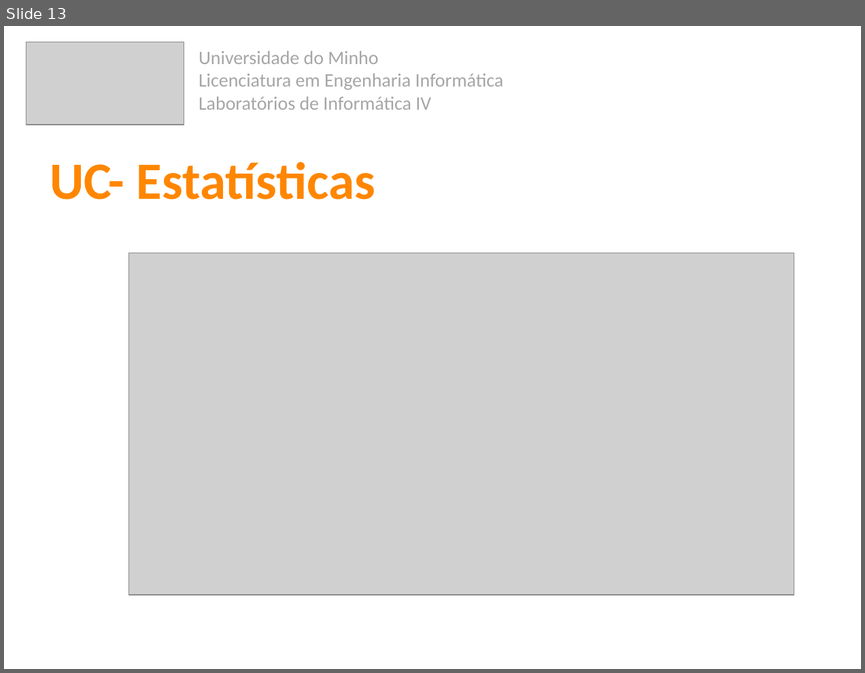
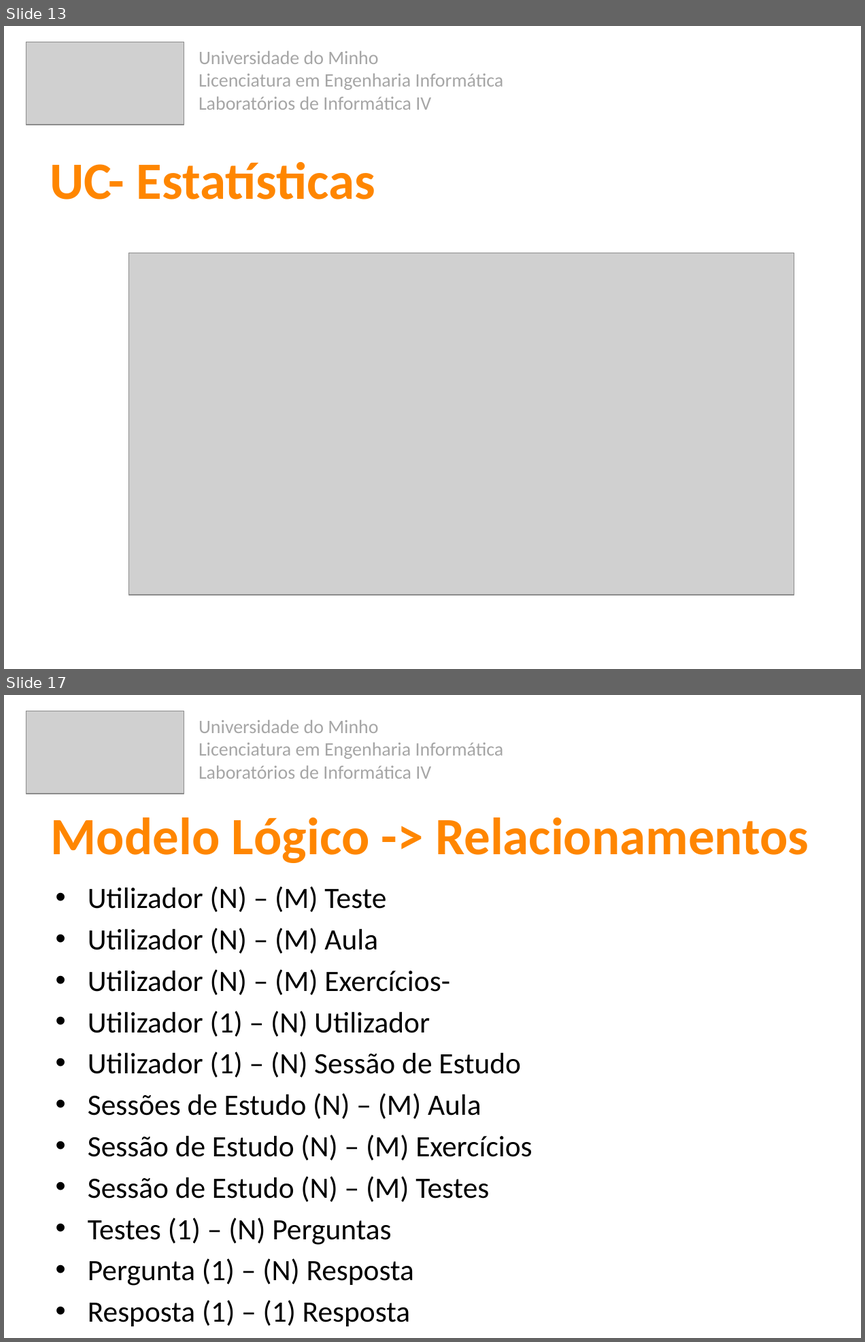
Before and after one commit to 7patricia/Aprende-com-os-Minions, a slide deck: 2ª Fase/Aprsentação_Fase2.pptx. Shown one above the other, each under a label of ours: slide 13 before the commit, slides 13 and 17 after it; the slides between them are not shown. The pictures are 865x673 and 865x1342 pixels, drawn with LibreOffice and Linux fonts; fonts in the diff are those of the drawing; grey boxes stand for pictures. Boxes give left, top, right and bottom in pixels: in the first picture for what was removed or moved away, otherwise in the second. Text is boxed around its words. In the diff, an @@ line names an element or a change of style, - is before the commit and + after.

Commit message:
Apresentação_final

```diff
--- a/2ª Fase/Aprsentação_Fase2.pptx
+++ b/2ª Fase/Aprsentação_Fase2.pptx
@@ slide 17 added at (x1=4, y1=695, x2=861, y2=1338), background #FFFFFF @@
@@ picture added at (x1=26, y1=711, x2=184, y2=794) @@
@@ text added at (x1=198, y1=720, x2=504, y2=779), 16 pt, text #A6A6A6 @@
+Universidade do Minho
+Licenciatura em Engenharia Informática
+Laboratórios de Informática IV
@@ text added at (x1=51, y1=817, x2=808, y2=863), 44 pt, text #FF8600, bold @@
+Modelo Lógico -> Relacionamentos
@@ text added at (x1=88, y1=886, x2=532, y2=1285), 24.8 pt, text #000000 @@
+• Utilizador (N) – (M) Teste
+• Utilizador (N) – (M) Aula
+• Utilizador (N) – (M) Exercícios-
+• Utilizador (1) – (N) Utilizador
+• Utilizador (1) – (N) Sessão de Estudo
+• Sessões de Estudo (N) – (M) Aula
+• Sessão de Estudo (N) – (M) Exercícios
+• Sessão de Estudo (N) – (M) Testes
+• Testes (1) – (N) Perguntas
+• Pergunta (1) – (N) Resposta
+• Resposta (1) – (1) Resposta
```
Also in this commit, not shown: 4 other slides added.
